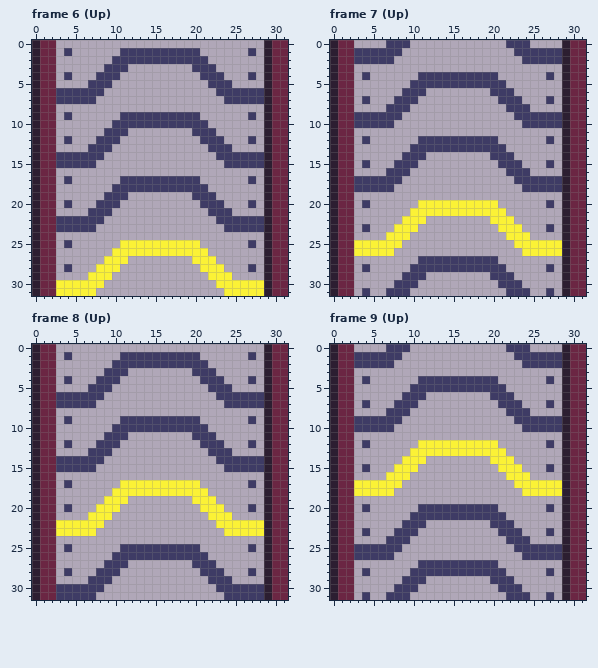
A pixel-art file gets an edit: Belts/ConveyerBelts.aseprite. The first picture shows the starting point.
32x32 pixels, 41 frames. Shown: frame 6 (Up), frame 7 (Up), frame 8 (Up), frame 9 (Up). The commit also changed other frames, which this record leaves out.
After the commit:
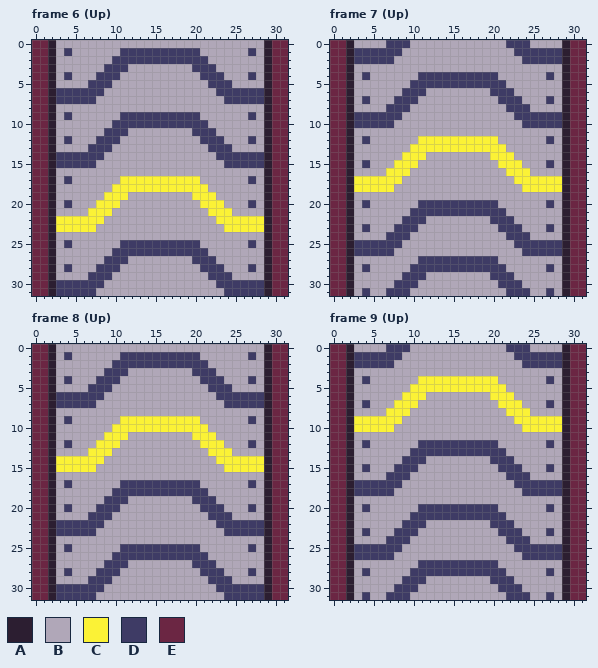
Palette (. is transparent): A #2c1e31  B #b0a7b8  C #fbf236  D #3e3b65  E #6b2643
Difference:
Changed rows in their new state; - is an unchanged pixel.
Frame 6 (Up):
first column x 0:
 0 E-A--------------------------
 1 E-A--------------------------
 2 E-A--------------------------
 3 E-A--------------------------
 4 E-A--------------------------
 5 E-A--------------------------
 6 E-A--------------------------
 7 E-A--------------------------
 8 E-A--------------------------
 9 E-A--------------------------
10 E-A--------------------------
11 E-A--------------------------
12 E-A--------------------------
13 E-A--------------------------
14 E-A--------------------------
15 E-A--------------------------
16 E-A--------------------------
17 E-A--------CCCCCCCCCC--------
18 E-A-------CCCCCCCCCCCC-------
19 E-A------CCC--------CCC------
20 E-A-----CCC----------CCC-----
21 E-A----CCC------------CCC----
22 E-ACCCCCC--------------CCCCCC
23 E-ACCCCC----------------CCCCC
24 E-A--------------------------
25 E-A--------DDDDDDDDDD--------
26 E-A-------DDDDDDDDDDDD-------
27 E-A------DDD--------DDD------
28 E-A-----DDD----------DDD-----
29 E-A----DDD------------DDD----
30 E-ADDDDDD--------------DDDDDD
31 E-ADDDDD----------------DDDDD
Frame 7 (Up):
first column x 0:
 0 E-A--------------------------
 1 E-A--------------------------
 2 E-A--------------------------
 3 E-A--------------------------
 4 E-A--------------------------
 5 E-A--------------------------
 6 E-A--------------------------
 7 E-A--------------------------
 8 E-A--------------------------
 9 E-A--------------------------
10 E-A--------------------------
11 E-A--------------------------
12 E-A--------CCCCCCCCCC--------
13 E-A-------CCCCCCCCCCCC-------
14 E-A------CCC--------CCC------
15 E-A-----CCC----------CCC-----
16 E-A----CCC------------CCC----
17 E-ACCCCCC--------------CCCCCC
18 E-ACCCCC----------------CCCCC
19 E-A--------------------------
20 E-A--------DDDDDDDDDD--------
21 E-A-------DDDDDDDDDDDD-------
22 E-A------DDD--------DDD------
23 E-A-----DDD----------DDD-----
24 E-A----DDD------------DDD----
25 E-ADDDDDD--------------DDDDDD
26 E-ADDDDD----------------DDDDD
27 E-A--------------------------
28 E-A--------------------------
29 E-A--------------------------
30 E-A--------------------------
31 E-A--------------------------
Frame 8 (Up):
first column x 0:
 0 E-A--------------------------
 1 E-A--------------------------
 2 E-A--------------------------
 3 E-A--------------------------
 4 E-A--------------------------
 5 E-A--------------------------
 6 E-A--------------------------
 7 E-A--------------------------
 8 E-A--------------------------
 9 E-A--------CCCCCCCCCC--------
10 E-A-------CCCCCCCCCCCC-------
11 E-A------CCC--------CCC------
12 E-A-----CCC----------CCC-----
13 E-A----CCC------------CCC----
14 E-ACCCCCC--------------CCCCCC
15 E-ACCCCC----------------CCCCC
16 E-A--------------------------
17 E-A--------DDDDDDDDDD--------
18 E-A-------DDDDDDDDDDDD-------
19 E-A------DDD--------DDD------
20 E-A-----DDD----------DDD-----
21 E-A----DDD------------DDD----
22 E-ADDDDDD--------------DDDDDD
23 E-ADDDDD----------------DDDDD
24 E-A--------------------------
25 E-A--------------------------
26 E-A--------------------------
27 E-A--------------------------
28 E-A--------------------------
29 E-A--------------------------
30 E-A--------------------------
31 E-A--------------------------
Frame 9 (Up):
first column x 0:
 0 E-A--------------------------
 1 E-A--------------------------
 2 E-A--------------------------
 3 E-A--------------------------
 4 E-A--------CCCCCCCCCC--------
 5 E-A-------CCCCCCCCCCCC-------
 6 E-A------CCC--------CCC------
 7 E-A-----CCC----------CCC-----
 8 E-A----CCC------------CCC----
 9 E-ACCCCCC--------------CCCCCC
10 E-ACCCCC----------------CCCCC
11 E-A--------------------------
12 E-A--------DDDDDDDDDD--------
13 E-A-------DDDDDDDDDDDD-------
14 E-A------DDD--------DDD------
15 E-A-----DDD----------DDD-----
16 E-A----DDD------------DDD----
17 E-ADDDDDD--------------DDDDDD
18 E-ADDDDD----------------DDDDD
19 E-A--------------------------
20 E-A--------------------------
21 E-A--------------------------
22 E-A--------------------------
23 E-A--------------------------
24 E-A--------------------------
25 E-A--------------------------
26 E-A--------------------------
27 E-A--------------------------
28 E-A--------------------------
29 E-A--------------------------
30 E-A--------------------------
31 E-A--------------------------
Pixel boxes of the changes (left, top, right, bottom) in both pictures:
changed: (32, 40, 264, 296)
changed: (330, 40, 562, 296)
changed: (32, 344, 264, 600)
changed: (330, 344, 562, 600)
